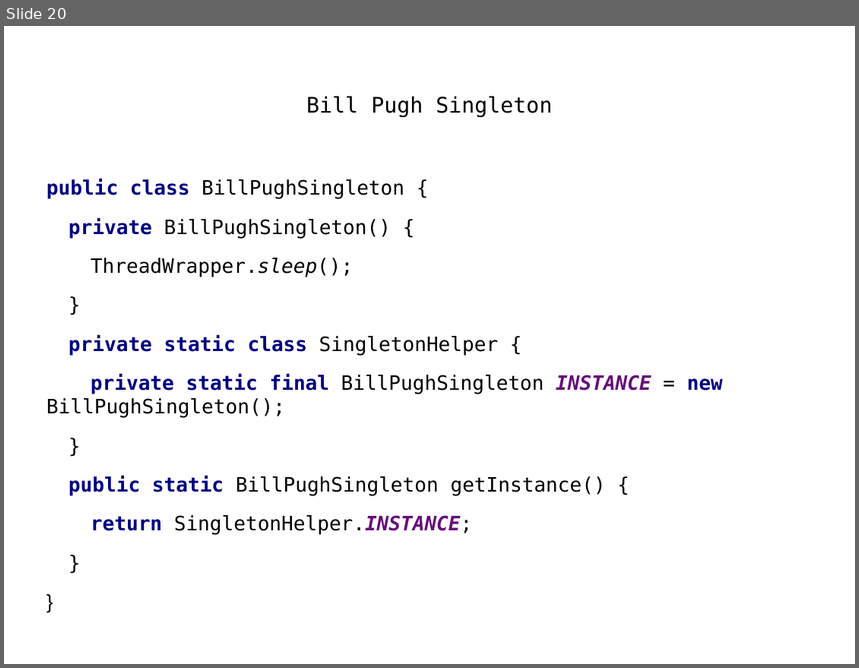
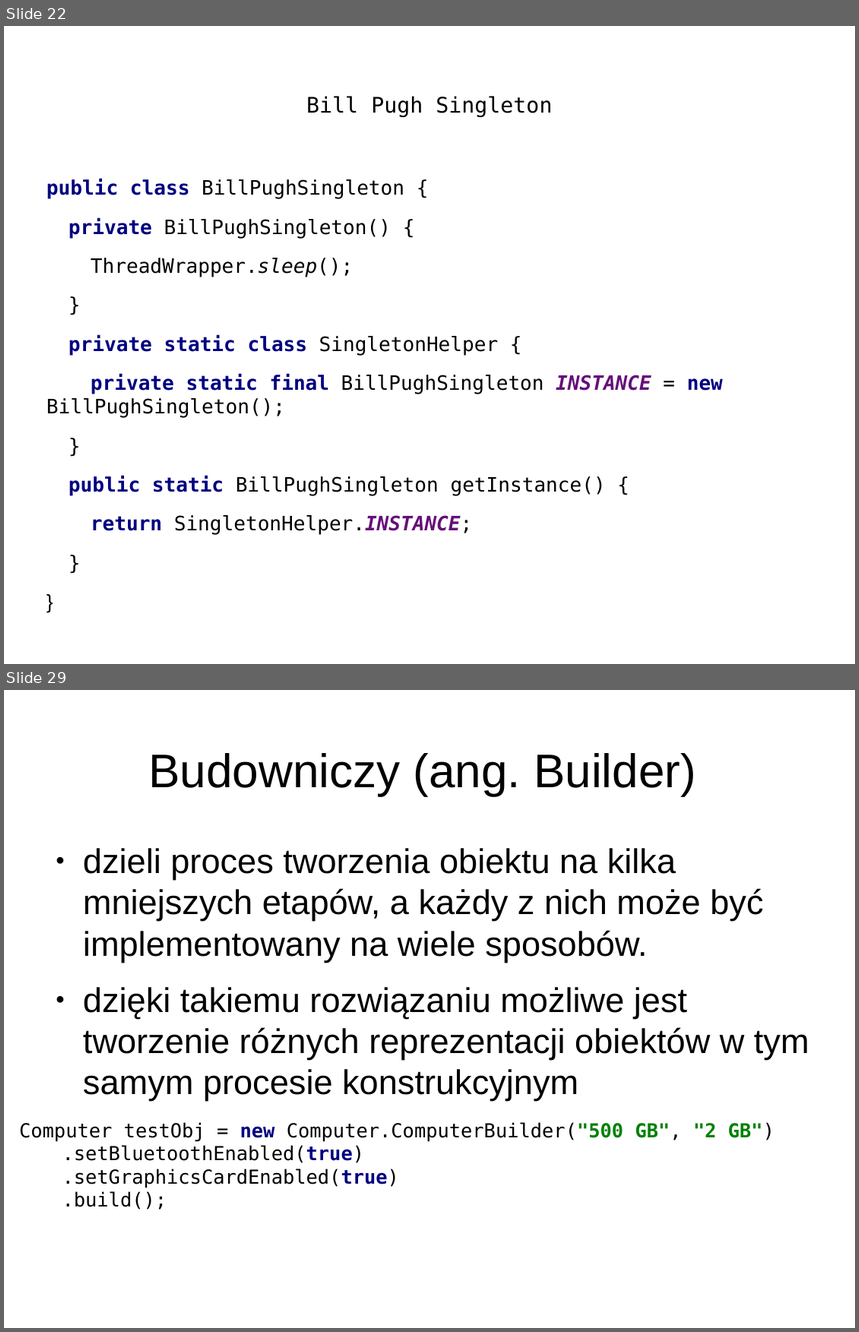
Before and after one commit to anicos/wzorce-projektowe-prezentacja, a slide deck: Part_1.odp. Shown one above the other, each under a label of ours: slide 20 before the commit, slides 22 and 29 after it; the slides between them are not shown. The pictures are 859x668 and 859x1332 pixels, drawn with LibreOffice and Linux fonts; fonts in the diff are those of the drawing. Boxes give left, top, right and bottom in pixels: in the first picture for what was removed or moved away, otherwise in the second. Text is boxed around its words. In the diff, an @@ line names an element or a change of style, - is before the commit and + after.

```diff
--- a/Part_1.odp
+++ b/Part_1.odp
@@ slide 29 added at <box>4,690,855,1328</box>, background #FFFFFF @@
@@ title added at <box>148,753,696,796</box>, 44 pt, text #000000 @@
+Budowniczy (ang. Builder)
@@ text added at <box>83,848,810,1101</box>, 32 pt, text #000000 @@
+● dzieli proces tworzenia obiektu na kilka mniejszych etapów, a każdy z nich może być implementowany na wiele sposobów.
+● dzięki takiemu rozwiązaniu możliwe jest tworzenie różnych reprezentacji obiektów w tym samym procesie konstrukcyjnym
@@ text added at <box>19,1122,775,1210</box>, 18 pt, text #000000 @@
+Computer testObj = new Computer.ComputerBuilder("500 GB", "2 GB")
+.setBluetoothEnabled(true)
+.setGraphicsCardEnabled(true)
+.build();
@@ what was slide 20 is now slide 22 @@
```
Also in this commit, not shown: 1 slide changed, 28 other slides added, 1 other file.
